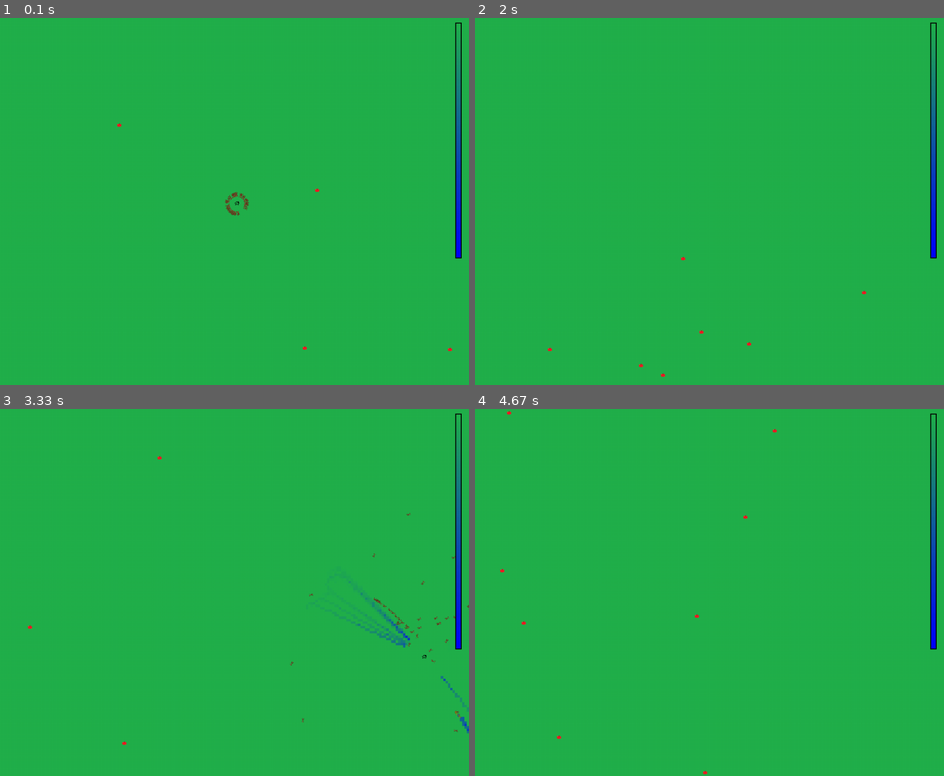
Above: before the commit, frames 1-4 (two rows, left to right).
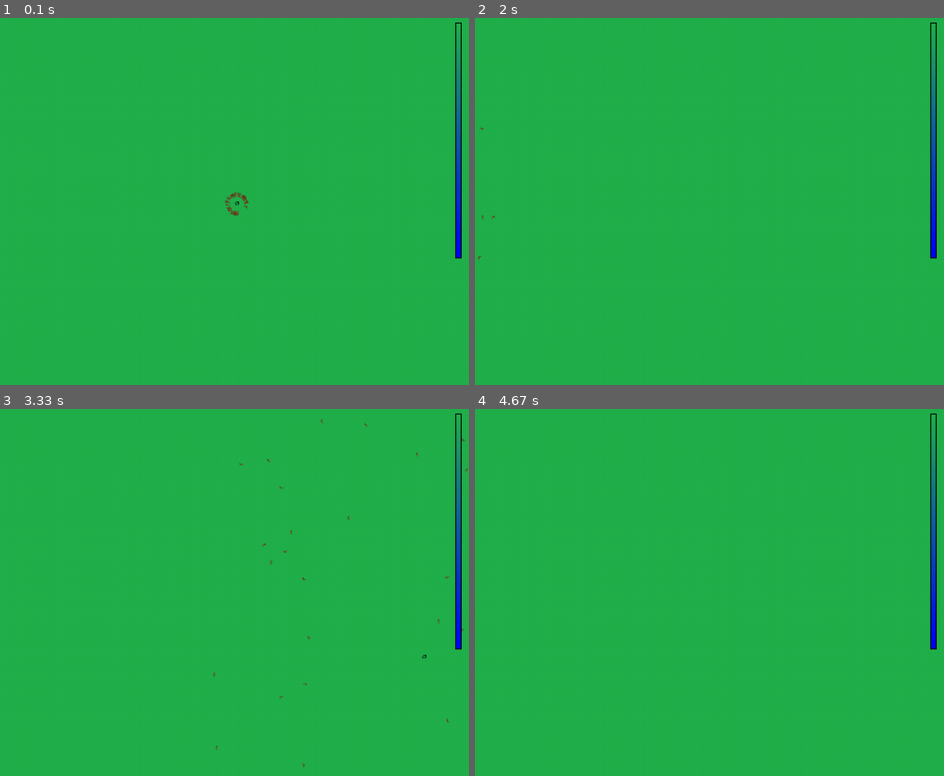
Above: after the commit, the same moments.

Repository: Rhahi/chaoticants
Game: pygame game, started from src/main.py
Two runs of this game, one before a commit and one after it. Both use one fixed random seed, a clock stepped at 60 frames per second and the inputs below.
Inputs (mouse positions are in pixels of both pictures, inside the frame that each line leads up to):
- Up to frame 1 (0.1 s): no input
- Up to frame 2 (2 s): hold D 0.33-0.8 s; move the mouse to (690, 216) at 0.37 s; hold A from 1.67 s (still down)
- Up to frame 3 (3.33 s): release A at 2.2 s; hold S 2.23-2.53 s; hold W from 3 s (still down)
- Up to frame 4 (4.67 s): release W at 3.37 s; hold D 3.4-4.03 s; hold A from 4.47 s (still down)

The runs differ from the first frame. In frame 1, 0.1% of the frame differs, in the area x 25-97%, y 28-91%; in frame 2, less than 0.1%; in frame 3, 0.6%, in the area x 5-100%, y 2-98%; in frame 4, less than 0.1%.

Commit message:
increase the mixing ratio when an ant is returning home to prevent them from spiraling outwards

Diff:
--- a/src/ant.py
+++ b/src/ant.py
@@ -124,9 +124,8 @@
 
         # states of the ant
         self.heading = np.random.rand()
-        self.turning = np.random.rand() / 10
+        self.turning = np.random.rand()
         self._create_state("position", np.array(nest.position))
-        #self._create_state("fatigue", 0) # fatigue is turned off as it does nothing right now.
         self._create_state("food", 0)
         self.mode = AntModes.searching
 
@@ -174,19 +173,22 @@
         c_base = self.turning * 4 / self.chaotic_constant - 0.5
         r_base = np.random.rand() - 0.5
         h_base = antmath.mix([c_base, 1-self.nest.mix_noise], [r_base, self.nest.mix_noise]) / 10 # division limits the maximum angle
-        self.heading += h_base # basic "noise" injection from the previous heading.
+        self.heading += h_base # prenoise
 
         if target is None:
             s_base, mag_sniff = self.sniff()
             if mag_sniff > self.threshold_sniff: # the ant has sniffed anything of significance.
-                self.heading += angle_towards(self.heading, s_base)
-        else:
-            self.heading += angle_towards(self.heading, self.direction_to_target(target))
+                self.heading += angle_towards(self.heading, s_base, mix=0.5)
+        else:
+            self.heading += angle_towards(self.heading, self.direction_to_target(target), maxturn=0.2, mix=1)
+
+        # NOTE: when chaotic turning is added after the angle towards home was added,
+        #       it was observed that some "locked" turning will make ants eject towards one direction, spiraling.
+        #       This is probably due to the chaotic turning approaching a fixed point.
 
         h = antmath.imag_to_array(np.e ** (2j * np.pi * self.heading))
         next_position = self.states["position"] + antmath.unitvector(h) * self.walk_speed
-
-        self.set_arrows("heading", self.heading, (0,0,255), 2)
+        self.set_arrows("heading", self.heading, (0,0,255), 3)
 
         if self.realm.check_boundary(next_position):
             self.next_states["position"] = next_position
@@ -222,6 +224,7 @@
         return None, None
 
     def get_current_slice(self, r):
+        #BUG
         p = self.states["position"].astype(int)
         left, right = p[0] - r, p[0] + r
         top, bottom = p[1] - r, p[1] + r
@@ -236,6 +239,8 @@
         index can get out of bound when an ant is nearby the edge.
         """
         def matrix_sum(a, m):
+            if a.shape != m.shape:
+                print(self.states["position"])
             return np.sum(np.multiply(a, m))
 
         def amount(x):
@@ -251,7 +256,7 @@
             else:
                 direction = line
             magnitude = np.sum(smaller_slice)
-            self.set_arrows("sniff", direction, (255, 0, 0), magnitude/20)
+            self.set_arrows("sniff", direction, (255, 0, 0), magnitude/10)
             return direction, magnitude
         else:
             bigger_slice = self.get_current_slice(self.smell_range)
@@ -299,7 +304,7 @@
 
 
 class Colony(Entity):
-    def __init__(self, realm, nest_position, starting_ants=0, starting_food=0, noise=0):
+    def __init__(self, realm, nest_position, starting_ants=0, starting_food=0, noise=0, chaotic_constant=4):
         """
         [static states]
         position: the position of the nest on the map
@@ -309,15 +314,14 @@
         ants: list of ants that belong to this colony
         new-ants: new ants that are going to added in the next tick
 
-        [variable states]
-        stored-food
+        Chaotic constant other than 4 should not be used.
         """
         super(Colony, self).__init__(realm)
         #static states
         self.position = np.array(nest_position)
         self.range = 10 # MAGIC NUMBER; the distance it is considered for ants to be "home"
         self.mix_noise = noise # how much noise to inject to the chaotic function.
-        self.mix_returning = 1
+        self.chaotic_constant = chaotic_constant
 
         #children entities
         self.ants = []
@@ -358,7 +362,14 @@
     def update(self):
         # apply all the actions currents made
         for ant in self.ants:
-            ant.update()
+            lenbefore=len(self.ants)
+            if np.linalg.norm(ant.states["position"] - self.position) > min(self.realm.land.shape)/2 - 60:
+                print("an ant was removed because it was near the boundary")
+                print(f"Turning: {ant.turning}, heading: {ant.heading}, other states: {ant.states}")
+                self.ants.remove(ant)
+                assert len(self.ants) != lenbefore
+            else:
+                ant.update()
 
         # add newborn ants to the roster
         self.ants += self.new_ants
@@ -370,7 +381,7 @@
 
     def spawn_ant(self):
         # add newborn ants to the list to be added during the next update tick
-        self.new_ants.append(Ant(self))
+        self.new_ants.append(Ant(self, self.chaotic_constant))
 
     def get_position(self):
         return (self.position[0], self.position[1])
--- a/src/main.py
+++ b/src/main.py
@@ -9,12 +9,32 @@
 
 ASSETS_PATH = os.path.join(os.path.abspath(os.path.dirname(__file__)), '..', 'assets')
 
-def spawn_food(realm, count):
+def spawn_random_food(realm, count):
     for _ in range(count):
         position = np.array(realm.land.shape) * np.random.rand(2)
         amount = int(np.random.rand() * 50 + 50)
+        realm.spawn_food(position, amount)
 
-        realm.spawn_food(position, amount)
+def spawn_predefined_food(realm, center, pattern):
+    food_patterns = {
+        "equal-cross": [
+            [center+(0,100), 500],
+            #[center+(0,-100), 500],
+            #[center+(100,0), 500],
+            #[center+(-100,0), 500]
+        ],
+        "skewed-cross": [
+            [center+(0,100), 100],
+            [center+(0,-100), 1000],
+            [center+(100,0), 200],
+            [center+(-100,0), 200]
+        ],
+    }
+    if pattern in food_patterns:
+        for position, amount in food_patterns[pattern]:
+            realm.spawn_food(position, amount)
+    else:
+        raise ValueError("Undefined pattern")
 
 def progress_time(realm, colonies):
     for colony in colonies:
@@ -28,9 +48,12 @@
 def main(stepping = False):
     realm = Realm(size=(1000, 1000))
     antmath.build_antmath_matrix(50, 50)
-    spawn_food(realm, count=200)
-    colony = Colony(realm=realm, nest_position=(500,500), starting_ants = 50)
+
+    colony = Colony(realm=realm, nest_position=(500,500), starting_ants = 50, chaotic_constant=4)
     colonies = [colony] # there is only one colony for now.
+
+    #spawn_random_food(realm, count=200)
+    spawn_predefined_food(realm, center=colony.position, pattern="equal-cross")
 
     ants = []
     ants_with_food = []
@@ -61,5 +84,11 @@
             msvcrt.getch()
 
 
+
+        if len(realm.food_list) == 0:
+            print("simulation ended after", realm.time, "ticks.")
+            break
+
+
 if __name__ == "__main__":
     main("step" in sys.argv)
